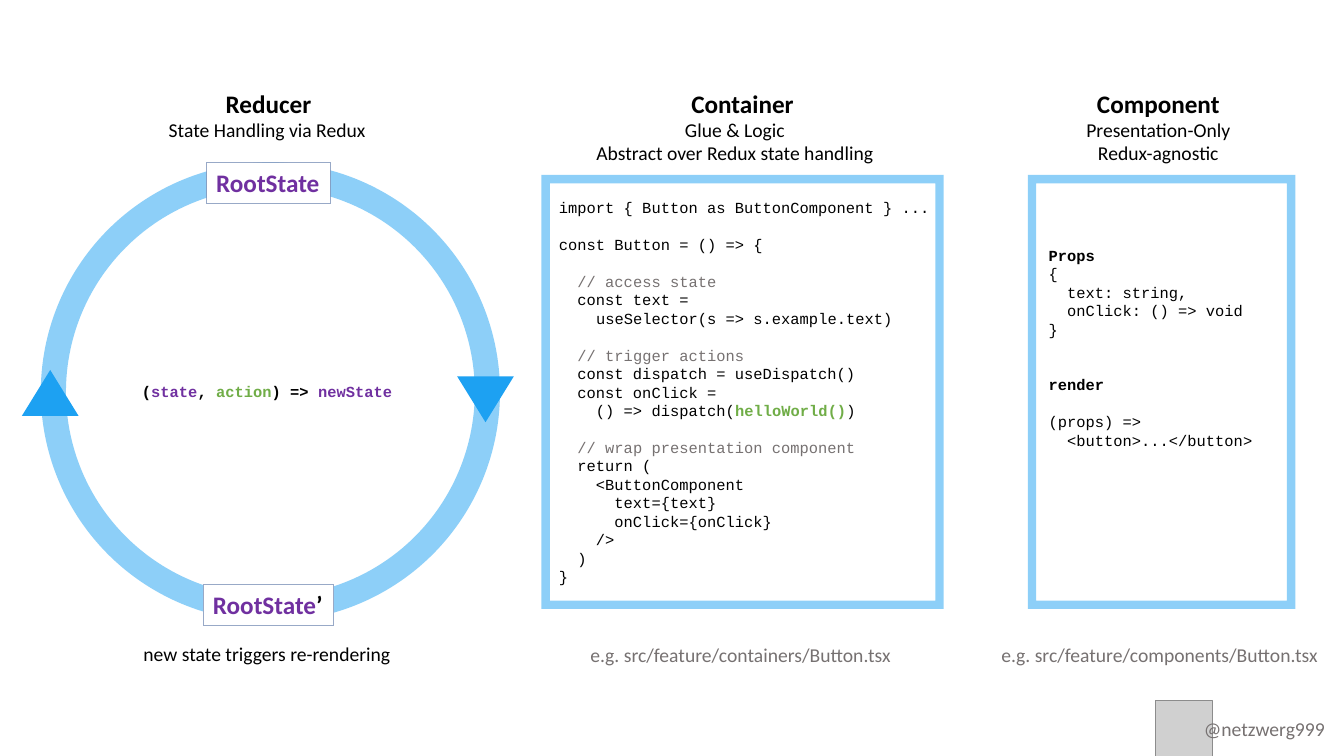
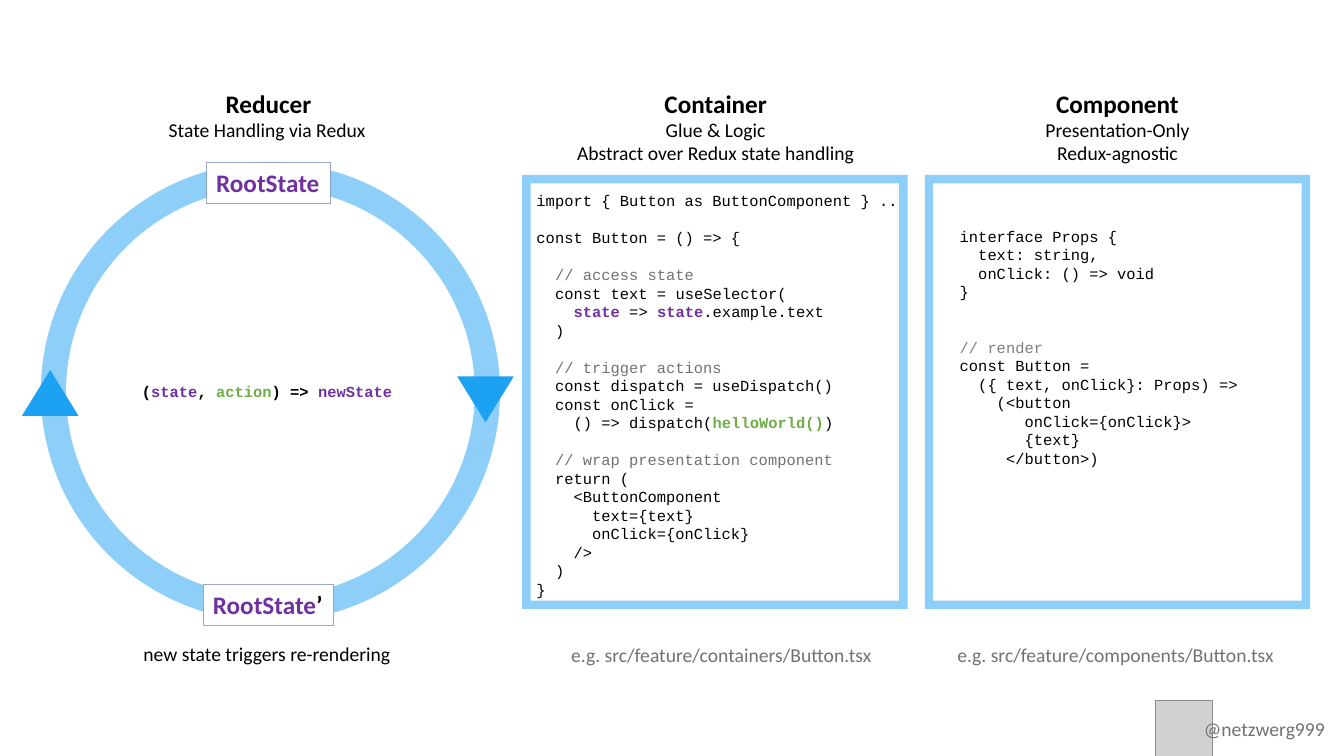
Before and after one commit to netzwerg/react-you-do-you, a slide deck: slide 1 of docs/container-vs-component.pptx. Drawn at 1344x756 pixels with LibreOffice and Linux fonts; fonts in the diff are those of the drawing; grey boxes stand for pictures. Boxes give left, top, right and bottom in pixels: in the first picture for what was removed or moved away, otherwise in the second. Text is boxed around its words. In the diff, an @@ line names an element or a change of style, - is before the commit and + after.

Commit message:
#15: Add details to presentation component

```diff
--- a/docs/container-vs-component.pptx
+++ b/docs/container-vs-component.pptx
@@ text "Container" moved from (x1=691, y1=95, x2=793, y2=114) to (x1=664, y1=95, x2=766, y2=114) @@
@@ text "Component" moved from (x1=1097, y1=96, x2=1220, y2=117) to (x1=1056, y1=96, x2=1179, y2=117) @@
@@ text "Glue & Logic Abstract over ..." moved from (x1=596, y1=123, x2=873, y2=164) to (x1=577, y1=123, x2=854, y2=164) @@
@@ text "Presentation-Only Redux-agnostic" moved from (x1=1086, y1=123, x2=1230, y2=164) to (x1=1045, y1=123, x2=1189, y2=164) @@
@@ rectangle resized from (x1=545, y1=179, x2=940, y2=605) to (x1=526, y1=179, x2=903, y2=605) @@
@@ rectangle resized from (x1=1032, y1=179, x2=1292, y2=605) to (x1=930, y1=179, x2=1307, y2=605) @@
@@ text "import { Button as ButtonComponent ..." moved from (x1=559, y1=202, x2=892, y2=531) to (x1=555, y1=270, x2=833, y2=543) @@
@@ text at (x1=559, y1=202, x2=874, y2=217): text changed @@
-import { Button as ButtonComponent } ...
+import { Button as ButtonComponent } ..
@@ text "interface Props {" moved from (x1=1049, y1=251, x2=1252, y2=446) to (x1=960, y1=231, x2=1210, y2=468) @@
@@ text at (x1=960, y1=231, x2=1098, y2=245): text changed; bold off @@
-Props
-{
+interface Props {
@@ text at (x1=555, y1=288, x2=824, y2=321): text changed @@
-const text =
-useSelector(s => s.example.text)
+const text = useSelector(
+state => state.example.text
+)
@@ text at (x1=960, y1=342, x2=1210, y2=468): text changed @@
-render
-(props) =>
-<button>...</button>
+// render
+const Button =
+({ text, onClick}: Props) =>
+(<button
+onClick={onClick}>
+{text}
+</button>)
@@ text "e.g. src/feature/containers/Button.tsx" moved from (x1=590, y1=648, x2=891, y2=666) to (x1=571, y1=648, x2=872, y2=666) @@
@@ text "e.g. src/feature/components/Button.tsx" moved from (x1=1001, y1=648, x2=1318, y2=666) to (x1=957, y1=648, x2=1274, y2=666) @@
```
Also in this commit, not shown: 1 other file.
